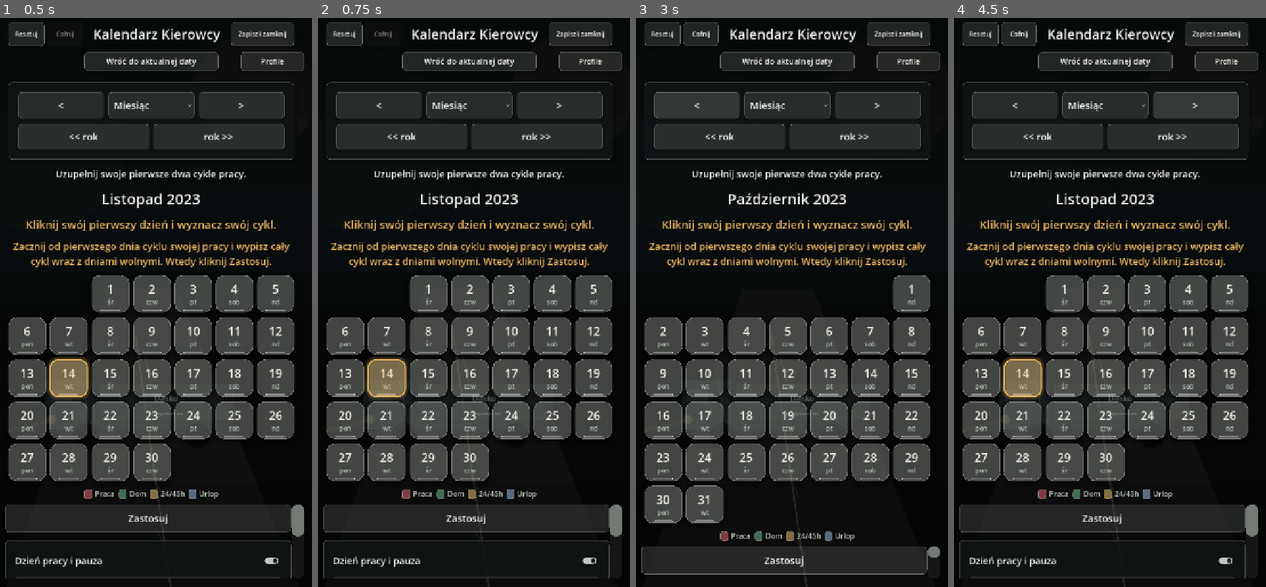
Above: before the commit, frames 1-4 (left to right).
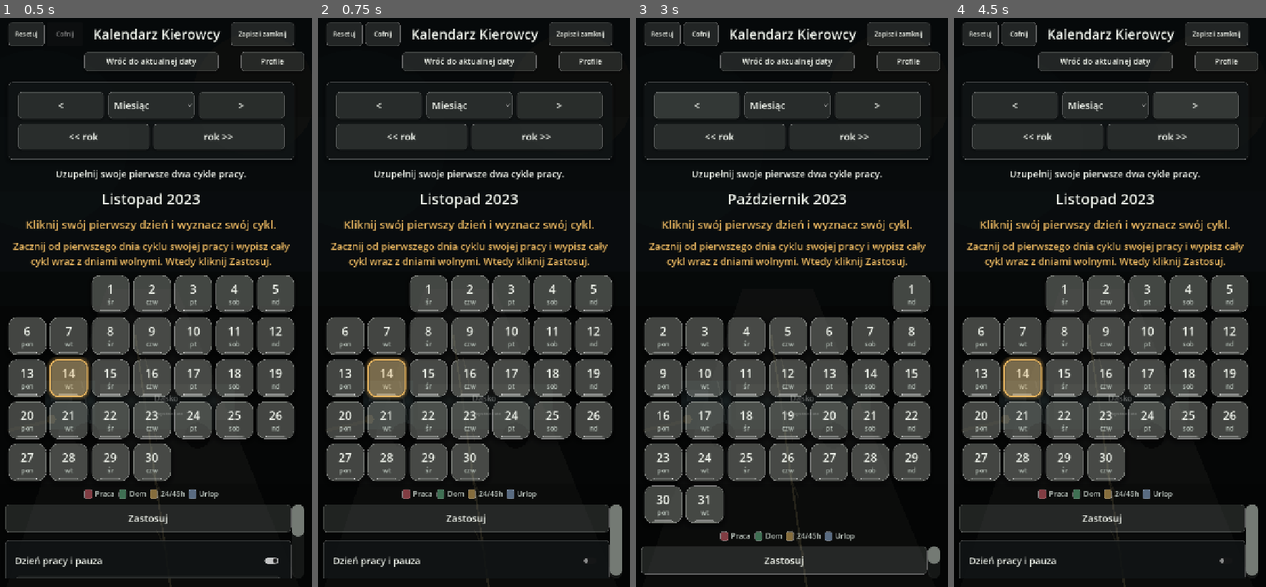
Above: after the commit, the same moments.

Repository: ElKlient/IDOL-Genesis
Game: Godot game, scene res://scenes/main.tscn
Two runs of this game, one before a commit and one after it. Both use one fixed random seed, a clock stepped at 60 frames per second and the inputs below.
Inputs (mouse positions are in pixels of both pictures, inside the frame that each line leads up to):
- Up to frame 1 (0.5 s): no input
- Up to frame 2 (0.75 s): click (580, 558) at 0.5 s
- Up to frame 3 (3 s): click "Zapisz i zamknij" at 1.25 s; click (701, 35) at 2 s, where only the run after the commit has a clickable "Cofnij"; click "<" at 2.75 s
- Up to frame 4 (4.5 s): click "Miesiąc" at 3.5 s; click ">" at 4.25 s

Frame 1 is identical in both runs. In frame 2, 0.6% of the frame differs, in the area x 5-98%, y 0-99%; in frame 3, less than 0.1%; in frame 4, 0.5%.

Commit message:
Fix day tools collapse and pause calculator

Diff:
--- a/scripts/main.gd
+++ b/scripts/main.gd
@@ -146,6 +146,7 @@
 var selected_note_key: String = ""
 var work_start_unix: int = 0
 var work_end_unix: int = 0
+var pause_start_unix: int = 0
 var day_touch_targets: Array[Dictionary] = []
 var scroll_safe_buttons: Array[BaseButton] = []
 var navigation_buttons: Array[BaseButton] = []
@@ -1047,6 +1048,7 @@
 	pause_option.add_item("9h")
 	pause_option.add_item("11h")
 	pause_option.add_item("24h")
+	pause_option.add_item("45h")
 	_set_option_selected(pause_option, 0)
 	pause_option.size_flags_horizontal = Control.SIZE_EXPAND_FILL
 	pause_option.item_selected.connect(_on_pause_selected)
@@ -1054,9 +1056,9 @@
 	pause_row.add_child(pause_option)
 
 	var pause_button := Button.new()
-	pause_button.text = "Policz pauzę"
+	pause_button.text = "Rozpocznij pauzę"
 	pause_button.size_flags_horizontal = Control.SIZE_EXPAND_FILL
-	_connect_tap(pause_button, Callable(self, "_update_pause_result"))
+	_connect_tap(pause_button, Callable(self, "_on_start_pause_pressed"))
 	_prepare_control(pause_button, 20, 56)
 	pause_row.add_child(pause_button)
 
@@ -1218,10 +1220,6 @@
 
 
 func _on_day_tools_toggled(visible: bool) -> void:
-	if _tap_is_blocked():
-		day_tools_toggle.set_pressed_no_signal(day_tools_visible)
-		return
-
 	_capture_undo_state()
 	day_tools_visible = visible
 	_apply_day_tools_visibility()
@@ -1449,6 +1447,7 @@
 	config.set_value("calendar", "notes", notes.duplicate(true))
 	config.set_value("work", "start_unix", work_start_unix)
 	config.set_value("work", "end_unix", work_end_unix)
+	config.set_value("work", "pause_start_unix", pause_start_unix)
 	config.set_value("work", "pause_selected", pause_option.selected)
 
 	var error := config.save(SETTINGS_PATH)
@@ -1507,6 +1506,7 @@
 
 	work_start_unix = int(config.get_value("work", "start_unix", 0))
 	work_end_unix = int(config.get_value("work", "end_unix", 0))
+	pause_start_unix = int(config.get_value("work", "pause_start_unix", 0))
 	_restore_work_panel_text()
 	_apply_day_tools_visibility()
 
@@ -1827,6 +1827,7 @@
 		"notes": notes.duplicate(true),
 		"work_start_unix": work_start_unix,
 		"work_end_unix": work_end_unix,
+		"pause_start_unix": pause_start_unix,
 		"pause_selected": pause_option.selected,
 	}
 
@@ -1868,6 +1869,7 @@
 
 	work_start_unix = int(snapshot.get("work_start_unix", 0))
 	work_end_unix = int(snapshot.get("work_end_unix", 0))
+	pause_start_unix = int(snapshot.get("pause_start_unix", 0))
 	_restore_work_panel_text()
 	if not _apply_settings(false, false):
 		_rebuild_calendar()
@@ -1883,21 +1885,15 @@
 
 	if work_start_unix <= 0:
 		work_status_label.text = "Tu później aplikacja policzy czas pracy."
-		if pause_result_label != null:
-			pause_result_label.text = ""
-		return
-
-	if work_end_unix <= 0:
+	elif work_end_unix <= 0:
 		work_status_label.text = "Start pracy: %s" % _format_unix_time(work_start_unix)
-		if pause_result_label != null:
-			pause_result_label.text = ""
-		return
-
-	var worked_seconds: int = maxi(0, work_end_unix - work_start_unix)
-	work_status_label.text = "Praca trwała: %s. Koniec: %s" % [
-		_format_duration(worked_seconds),
-		_format_unix_time(work_end_unix),
-	]
+	else:
+		var worked_seconds: int = maxi(0, work_end_unix - work_start_unix)
+		work_status_label.text = "Praca trwała: %s. Koniec: %s" % [
+			_format_duration(worked_seconds),
+			_format_unix_time(work_end_unix),
+		]
+
 	_update_pause_result()
 
 
@@ -1990,6 +1986,7 @@
 	notes.clear()
 	work_start_unix = 0
 	work_end_unix = 0
+	pause_start_unix = 0
 	work_status_label.text = "Tu później aplikacja policzy czas pracy."
 	pause_result_label.text = ""
 
@@ -2798,6 +2795,8 @@
 			return 11
 		2:
 			return 24
+		3:
+			return 45
 	return 9
 
 
@@ -3770,7 +3769,7 @@
 
 
 func _format_unix_time(unix_time: int) -> String:
-	var date := Time.get_datetime_dict_from_unix_time(unix_time)
+	var date := Time.get_datetime_dict_from_unix_time(unix_time + _system_utc_offset_seconds())
 	return "%04d-%02d-%02d %02d:%02d" % [
 		int(date["year"]),
 		int(date["month"]),
@@ -3778,6 +3777,12 @@
 		int(date["hour"]),
 		int(date["minute"]),
 	]
+
+
+func _system_utc_offset_seconds() -> int:
+	var local_now := Time.get_datetime_dict_from_system(false)
+	var utc_now := Time.get_datetime_dict_from_system(true)
+	return int(Time.get_unix_time_from_datetime_dict(local_now) - Time.get_unix_time_from_datetime_dict(utc_now))
 
 
 func _date_key(year: int, month: int, day: int) -> String:
@@ -3822,8 +3827,9 @@
 	_capture_undo_state()
 	work_start_unix = int(Time.get_unix_time_from_system())
 	work_end_unix = 0
+	pause_start_unix = 0
 	work_status_label.text = "Start pracy: %s" % _format_unix_time(work_start_unix)
-	pause_result_label.text = ""
+	_update_pause_result()
 	_save_settings_to_disk()
 
 
@@ -3834,6 +3840,7 @@
 
 	_capture_undo_state()
 	work_end_unix = int(Time.get_unix_time_from_system())
+	pause_start_unix = work_end_unix
 	var worked_seconds: int = maxi(0, work_end_unix - work_start_unix)
 	work_status_label.text = "Praca trwała: %s. Koniec: %s" % [
 		_format_duration(worked_seconds),
@@ -3843,16 +3850,24 @@
 	_save_settings_to_disk()
 
 
+func _on_start_pause_pressed() -> void:
+	_capture_undo_state()
+	pause_start_unix = int(Time.get_unix_time_from_system())
+	_update_pause_result()
+	_save_settings_to_disk()
+
+
 func _update_pause_result() -> void:
 	if pause_result_label == null:
 		return
-	if work_end_unix <= 0:
-		pause_result_label.text = "Po zakończeniu pracy pokażę dokładną godzinę końca pauzy."
+	if pause_start_unix <= 0:
+		pause_result_label.text = "Kliknij Rozpocznij pauzę, żeby policzyć koniec."
 		return
 
 	var pause_hours := _selected_pause_hours()
-	var pause_end_unix := work_end_unix + pause_hours * 3600
-	pause_result_label.text = "Pauza %dh kończy się: %s" % [
+	var pause_end_unix := pause_start_unix + pause_hours * 3600
+	pause_result_label.text = "Start pauzy: %s. Pauza %dh kończy się: %s" % [
+		_format_unix_time(pause_start_unix),
 		pause_hours,
 		_format_unix_time(pause_end_unix),
 	]
